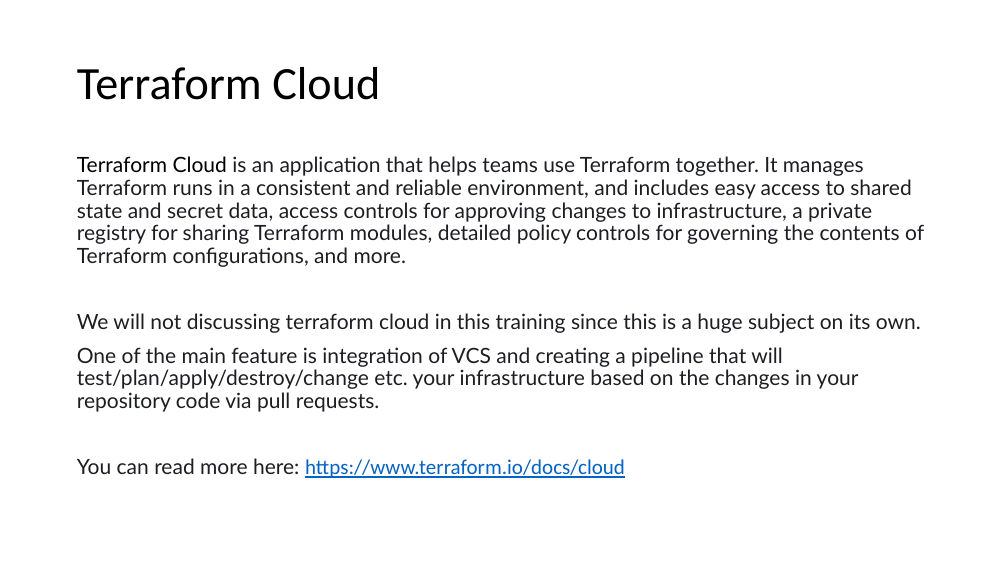
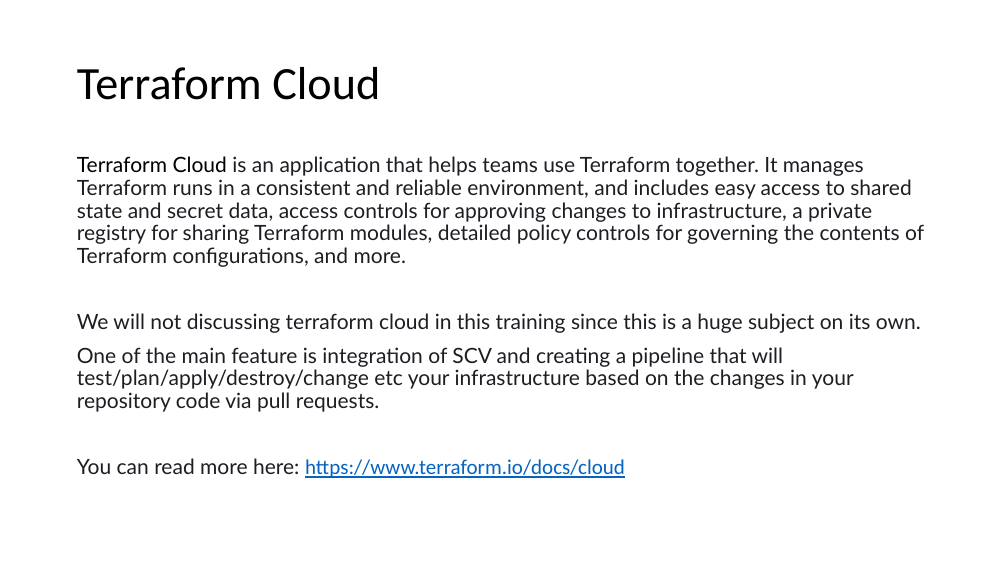
Before and after one commit to JohnMops/tf-demo, a slide deck: slide 22 of tf-demo-presentation.pptx (slide 23 before the commit). Drawn at 1008x567 pixels with LibreOffice and Linux fonts; fonts in the diff are those of the drawing. Boxes give left, top, right and bottom in pixels: in the first picture for what was removed or moved away, otherwise in the second. Text is boxed around its words. In the diff, an @@ line names an element or a change of style, - is before the commit and + after.

```diff
--- a/tf-demo-presentation.pptx
+++ b/tf-demo-presentation.pptx
@@ text at [77, 347, 854, 412]: text changed @@
-One of the main feature is integration of VCS and creating a pipeline that will test/plan/apply/destroy/change etc. your infrastructure based on the changes in your repository code via pull requests.
+One of the main feature is integration of SCV and creating a pipeline that will test/plan/apply/destroy/change etc your infrastructure based on the changes in your repository code via pull requests.
```
Also in this commit, not shown: 4 other slides changed, 1 slide removed, 11 other files.
